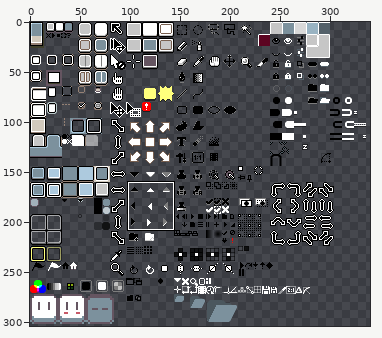
One commit to this sprite sheet: data/extensions/aseprite-theme/sheet.png. Above, an overview of the earlier version with the close-up marked.
Close-up. As it was:
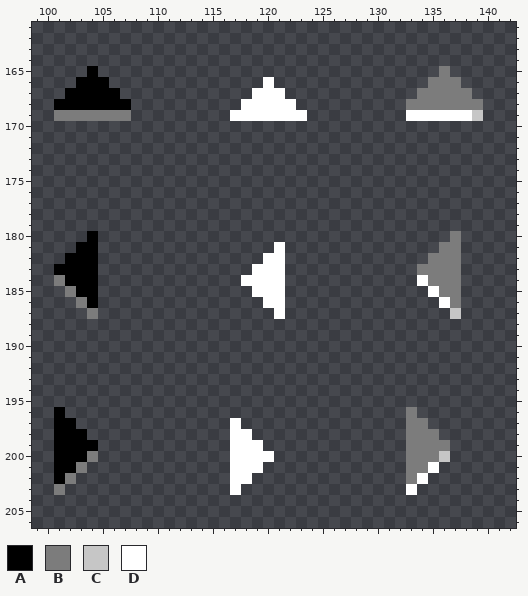
The file is 340x304 pixels. Pixels under 10% opacity are left out. Colours within 5 levels of each other are drawn and written as one. Shown: x 99..142, y 161..206. The commit also changed other parts of the picture, which this record leaves out.
Palette (. is transparent): A #000000  B #7c7c7c  C #c6c6c6  D #ffffff
Pixels before, first column x 101:
165 ...A...............................B...
166 ..AAA..............D..............BBB..
167 .AAAAA............DDD............BBBBB.
168 AAAAAAA..........DDDDD..........BBBBBBB
169 BBBBBBB.........DDDDDDD.........DDDDDDC
170 .......................................
171 .......................................
172 .......................................
173 .......................................
174 .......................................
175 .......................................
176 .......................................
177 .......................................
178 .......................................
179 .......................................
180 ...A................................B..
181 ..AA................D..............BB..
182 .AAA...............DD.............BBB..
183 AAAA..............DDD............BBBB..
184 BAAA.............DDDD............DBBB..
185 .BAA..............DDD.............DBB..
186 ..BA...............DD..............DB..
187 ...B................D...............C..
188 .......................................
189 .......................................
190 .......................................
191 .......................................
192 .......................................
193 .......................................
194 .......................................
195 .......................................
196 A...............................B......
197 AA..............D...............BB.....
198 AAA.............DD..............BBB....
199 AAAA............DDD.............BBBB...
200 AAAB............DDDD............BBBC...
201 AAB.............DDD.............BBD....
202 AB..............DD..............BD.....
203 B...............D...............D......
Now the later version:
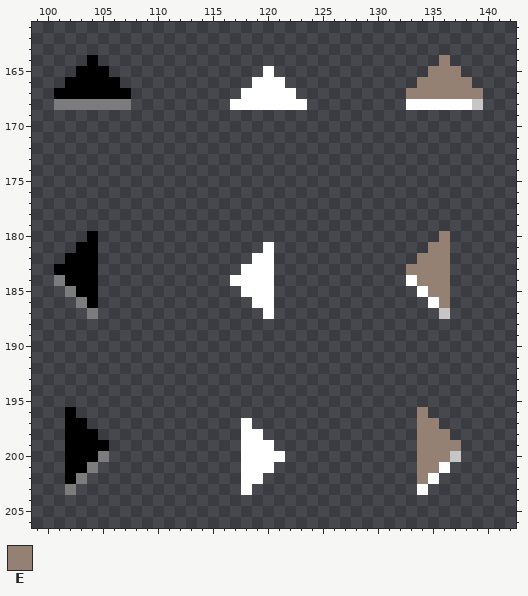
Colours new in this view: E #958174
From old to new:
Changed rows in their new state; - is an unchanged pixel.
first column x 101:
164 ---A-------------------------------E---
165 --A-A--------------D--------------EEE--
166 -A---A------------D-D------------EEEEE-
167 A-----A----------D---D----------EEEEEEE
168 BBBBBBB---------D-----D---------DDDDDDC
169 .......---------.......---------.......
first column x 117:
180 -------------------E.
181 ---D.-------------EE.
182 --D-.------------EEE.
183 -D--.-----------EEEE.
184 D---.-----------DEEE.
185 -D--.------------DEE.
186 --D-.-------------DE.
187 ---D.--------------C.
first column x 101:
196 .A------------------------------.E---
197 .-A-------------.D--------------.EE--
198 .--A------------.-D-------------.EEE-
199 .---A-----------.--D------------.EEEE
200 .--AB-----------.---D-----------.EEEC
201 .-AB------------.--D------------.EED-
202 .AB-------------.-D-------------.ED--
203 .B--------------.D--------------.D---
